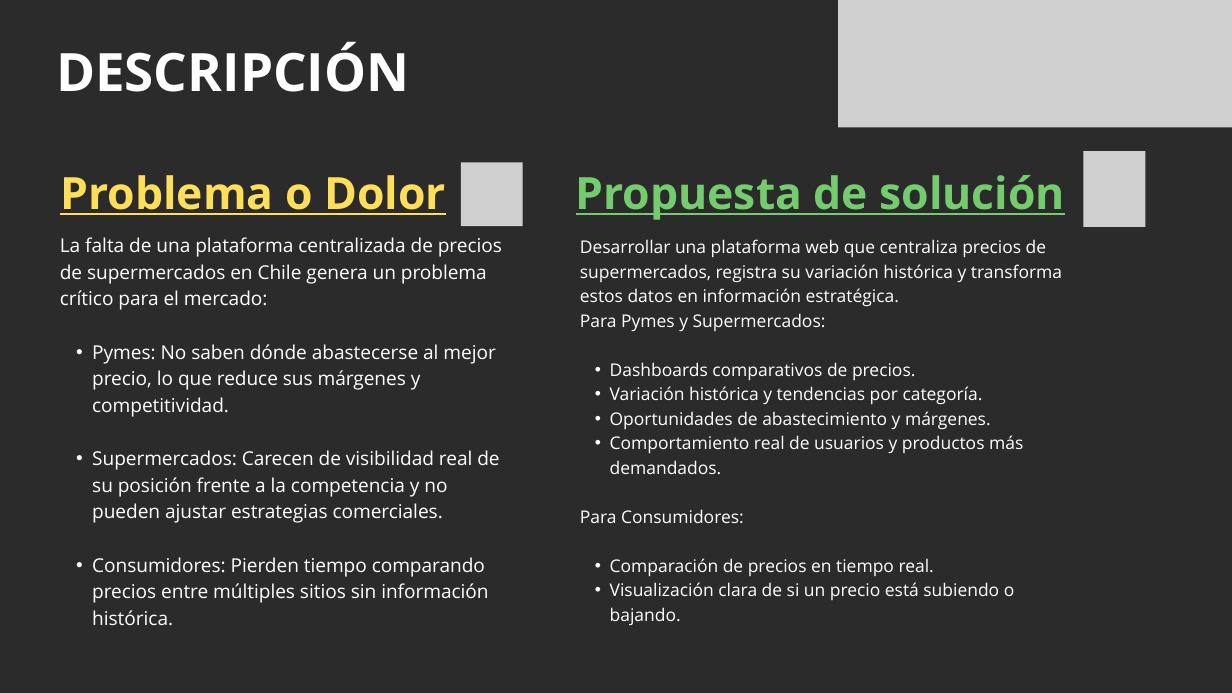
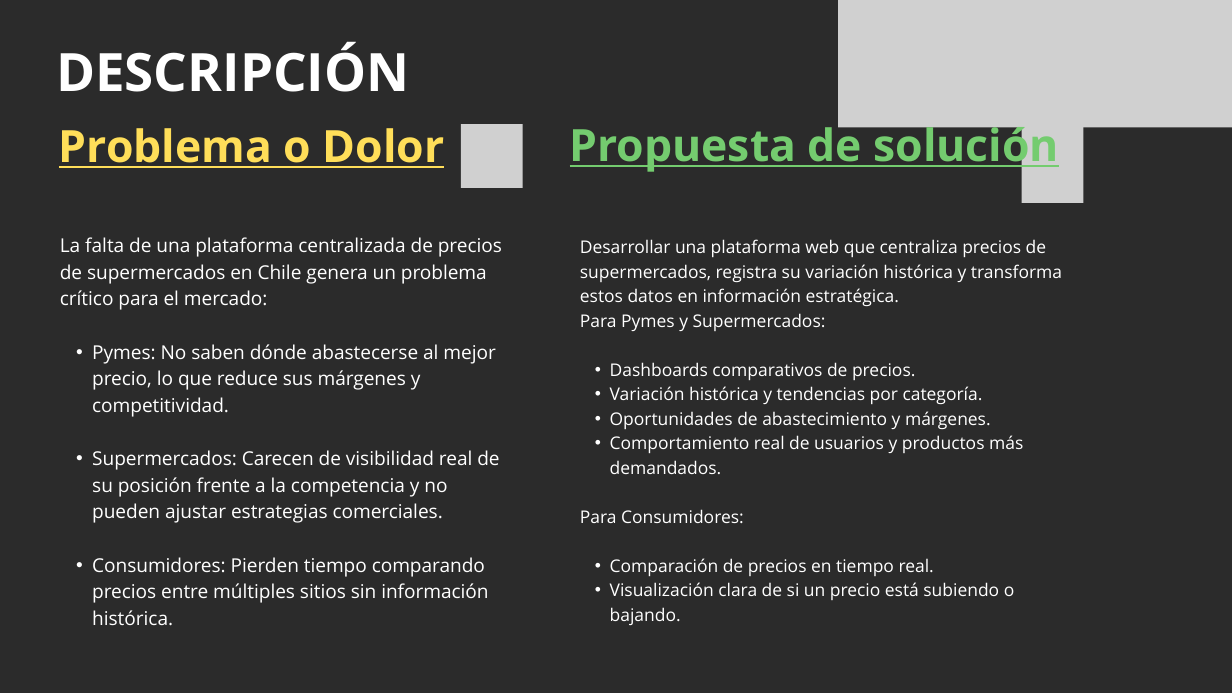
Before and after one commit to Minikronoz/Proyecto-Capstone-Grupo-1, a slide deck: slide 2 of Fase 2/Evidencias Proyecto/Presentación Proyecto.pptx. Drawn at 1232x693 pixels with LibreOffice and Linux fonts; fonts in the diff are those of the drawing; grey boxes stand for pictures; background and template pictures are left out; a plain dark background stands for a picture behind light text. Boxes give left, top, right and bottom in pixels: in the first picture for what was removed or moved away, otherwise in the second. Text is boxed around its words. In the diff, an @@ line names an element or a change of style, - is before the commit and + after.

```diff
--- a/Fase 2/Evidencias Proyecto/Presentación Proyecto.pptx
+++ b/Fase 2/Evidencias Proyecto/Presentación Proyecto.pptx
@@ text "Problema o Dolor" moved from (x1=60, y1=175, x2=446, y2=215) to (x1=59, y1=128, x2=445, y2=168) @@
@@ text "Propuesta de solución" rewrapped from (x1=576, y1=175, x2=1066, y2=220) to (x1=570, y1=120, x2=1060, y2=172) @@
@@ picture moved from (x1=461, y1=163, x2=522, y2=226) to (x1=461, y1=124, x2=522, y2=187) @@
@@ picture added at (x1=1021, y1=127, x2=1083, y2=203) @@
@@ picture removed at (x1=1084, y1=151, x2=1145, y2=227) @@
```
Also in this commit, not shown: 4 other slides changed.
